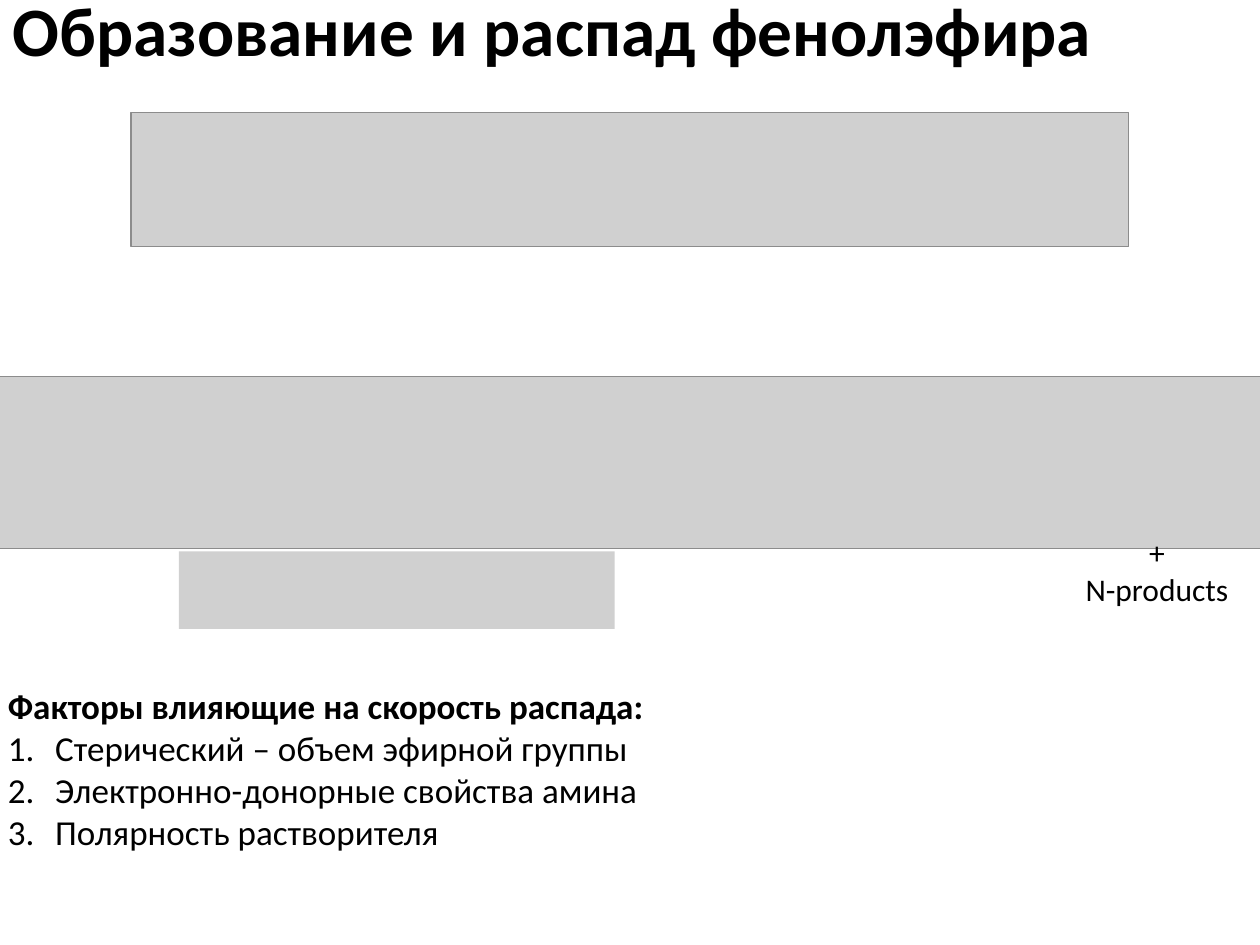
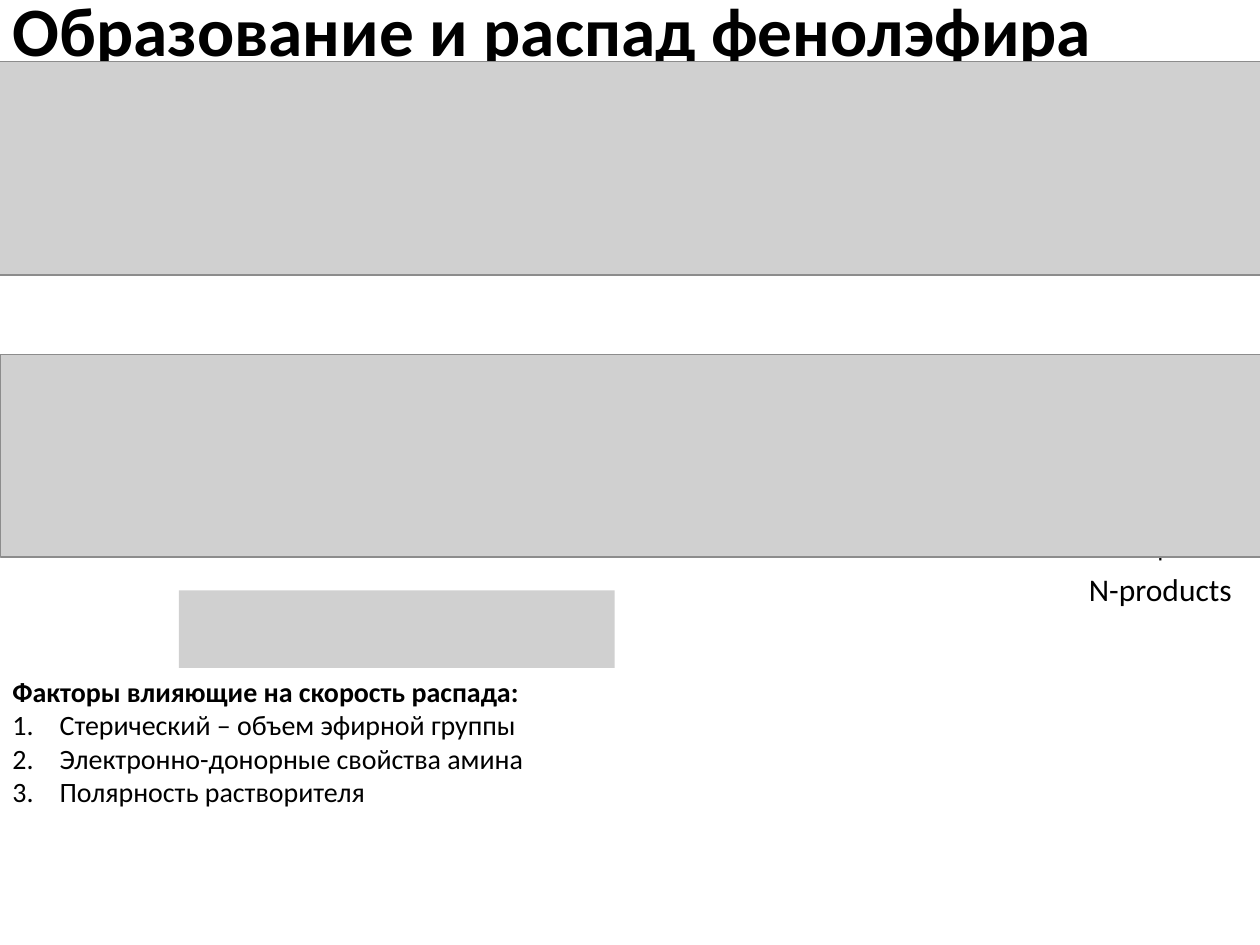
Before and after one commit to EnglishBeach/Course-work, a slide deck: slide 7 of Презентация.pptx. Drawn at 1260x945 pixels with LibreOffice and Linux fonts; fonts in the diff are those of the drawing; grey boxes stand for pictures. Boxes give left, top, right and bottom in pixels: in the first picture for what was removed or moved away, otherwise in the second. Text is boxed around its words. In the diff, an @@ line names an element or a change of style, - is before the commit and + after.

Commit message:
fixes

```diff
--- a/Презентация.pptx
+++ b/Презентация.pptx
@@ picture added at [0,62,1260,275] @@
@@ picture removed at [131,112,1129,247] @@
@@ picture: place and size @@
-picture at [0,377,1260,549]
+picture at [0,355,1260,557]
@@ picture: place and size @@
-picture at [179,552,615,630]
+picture at [179,591,615,669]
@@ text "Факторы влияющие на скорость распада:": place and size @@
-text "Факторы влияющие на скорость распада:" at [8,695,643,851]
+text "Факторы влияющие на скорость распада:" at [12,683,523,807]
@@ text "Факторы влияющие на скорость распада:" at [12,683,523,807]: size 20 to 16 pt @@
```
Also in this commit, not shown: 3 other slides changed.
